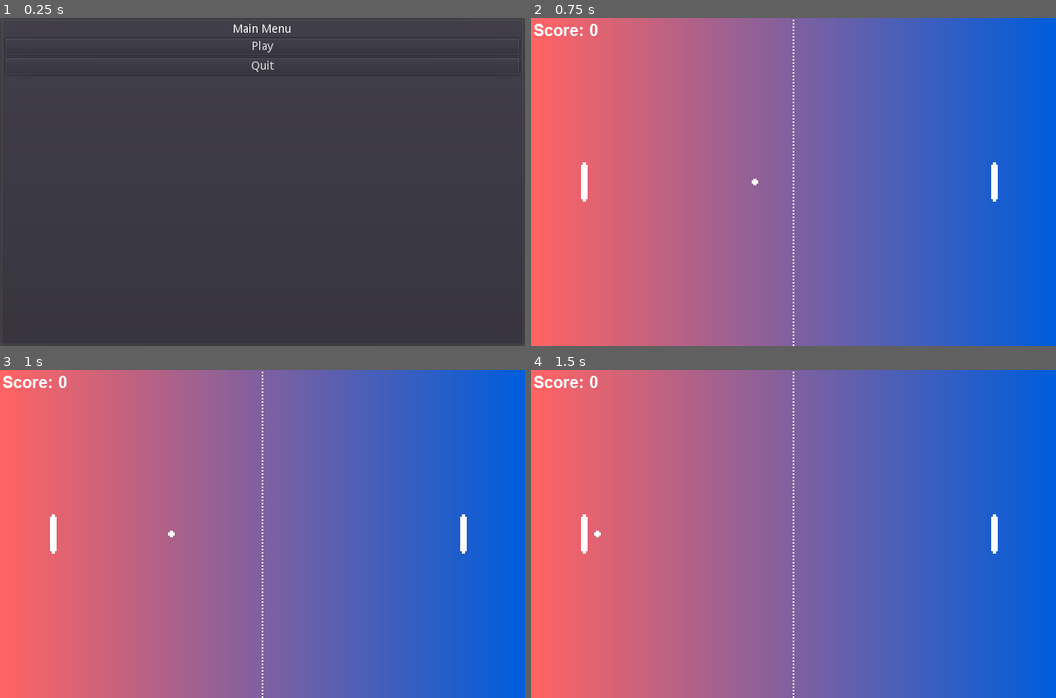
Above: before the commit, frames 1-4 (two rows, left to right).
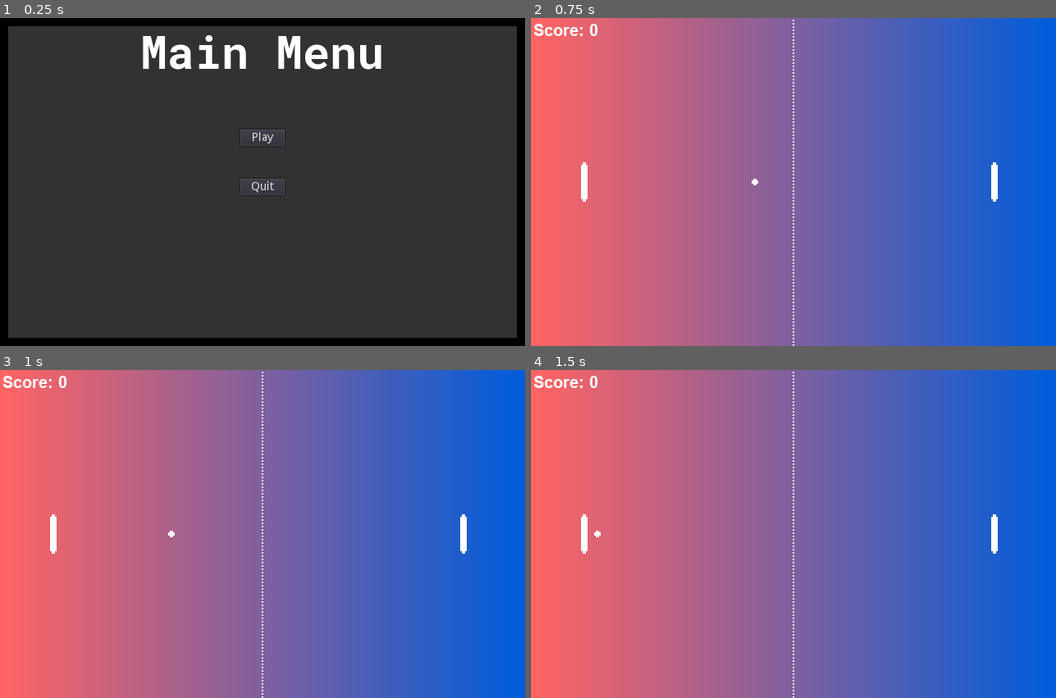
Above: after the commit, the same moments.

Repository: PhoenixFlame101/pong-with-godot
Game: Godot game, scene res://ui/MainScreen.tscn
The game is run twice, just before and just after one commit, with the same random seed, the same clock (stepped at 60 frames per second) and the same inputs.
Inputs:
- Up to frame 1 (0.25 s): no input
- Up to frame 2 (0.75 s): click "Play" at 0.5 s
- Up to frame 3 (1 s): no input
- Up to frame 4 (1.5 s): tap Enter (ui_accept) at 1.25 s

The runs differ from the first frame. In frame 1, 11% of the frame differs, in the area x 0-100%, y 0-100%; in frame 2, nothing differs; in frame 3, nothing differs; in frame 4, nothing differs.

Commit message:
#2 and #3 solved

Diff:
--- a/MainScreen.gd
+++ b/MainScreen.gd
@@ -1,6 +1,4 @@
 extends CanvasLayer
-
-
 
 func _on_Play_pressed():
 	get_tree().change_scene("res://pong.tscn");
--- a/ui/GameOverScreen.gd
+++ b/ui/GameOverScreen.gd
@@ -4,6 +4,5 @@
 func _on_Quit_pressed():
 	get_tree().quit();
 
-
 func _on_Restart_pressed():
 	get_tree().change_scene("res://pong.tscn");
--- a/ui/MainScreen.tscn
+++ b/ui/MainScreen.tscn
@@ -1,6 +1,19 @@
-[gd_scene load_steps=2 format=2]
+[gd_scene load_steps=5 format=2]
 
 [ext_resource path="res://MainScreen.gd" type="Script" id=1]
+[ext_resource path="res://RobotoMono-Bold.ttf" type="DynamicFontData" id=2]
+
+[sub_resource type="StyleBoxFlat" id=1]
+bg_color = Color( 0.196078, 0.196078, 0.196078, 1 )
+border_width_left = 10
+border_width_top = 10
+border_width_right = 10
+border_width_bottom = 10
+border_color = Color( 0, 0, 0, 1 )
+
+[sub_resource type="DynamicFont" id=2]
+size = 55
+font_data = ExtResource( 2 )
 
 [node name="MainScreen" type="CanvasLayer"]
 script = ExtResource( 1 )
@@ -8,34 +21,47 @@
 [node name="PanelContainer" type="PanelContainer" parent="."]
 anchor_right = 1.0
 anchor_bottom = 1.0
+custom_styles/panel = SubResource( 1 )
 
 [node name="MarginContainer" type="MarginContainer" parent="PanelContainer"]
-margin_left = 7.0
-margin_top = 7.0
-margin_right = 633.0
-margin_bottom = 393.0
+margin_left = 10.0
+margin_top = 10.0
+margin_right = 630.0
+margin_bottom = 390.0
 
 [node name="ROws" type="VBoxContainer" parent="PanelContainer/MarginContainer"]
-margin_right = 626.0
-margin_bottom = 386.0
+margin_right = 620.0
+margin_bottom = 380.0
+custom_constants/separation = 60
 
-[node name="Label" type="Label" parent="PanelContainer/MarginContainer/ROws"]
-margin_right = 626.0
-margin_bottom = 14.0
+[node name="MainMenu" type="Label" parent="PanelContainer/MarginContainer/ROws"]
+margin_right = 620.0
+margin_bottom = 66.0
+custom_fonts/font = SubResource( 2 )
 text = "Main Menu"
 align = 1
 
-[node name="Play" type="Button" parent="PanelContainer/MarginContainer/ROws"]
-margin_top = 18.0
-margin_right = 626.0
-margin_bottom = 38.0
-text = "Play"
+[node name="CenterContainer" type="CenterContainer" parent="PanelContainer/MarginContainer/ROws"]
+margin_top = 126.0
+margin_right = 620.0
+margin_bottom = 206.0
 
-[node name="Quit" type="Button" parent="PanelContainer/MarginContainer/ROws"]
-margin_top = 42.0
-margin_right = 626.0
-margin_bottom = 62.0
+[node name="VBoxContainer" type="VBoxContainer" parent="PanelContainer/MarginContainer/ROws/CenterContainer"]
+margin_left = 283.0
+margin_right = 337.0
+margin_bottom = 80.0
+custom_constants/separation = 40
+
+[node name="Play" type="Button" parent="PanelContainer/MarginContainer/ROws/CenterContainer/VBoxContainer"]
+margin_right = 54.0
+margin_bottom = 20.0
+text = "  Play  "
+
+[node name="Quit" type="Button" parent="PanelContainer/MarginContainer/ROws/CenterContainer/VBoxContainer"]
+margin_top = 60.0
+margin_right = 54.0
+margin_bottom = 80.0
 text = "Quit"
 
-[connection signal="pressed" from="PanelContainer/MarginContainer/ROws/Play" to="." method="_on_Play_pressed"]
-[connection signal="pressed" from="PanelContainer/MarginContainer/ROws/Quit" to="." method="_on_Quit_pressed"]
+[connection signal="pressed" from="PanelContainer/MarginContainer/ROws/CenterContainer/VBoxContainer/Play" to="." method="_on_Play_pressed"]
+[connection signal="pressed" from="PanelContainer/MarginContainer/ROws/CenterContainer/VBoxContainer/Quit" to="." method="_on_Quit_pressed"]
